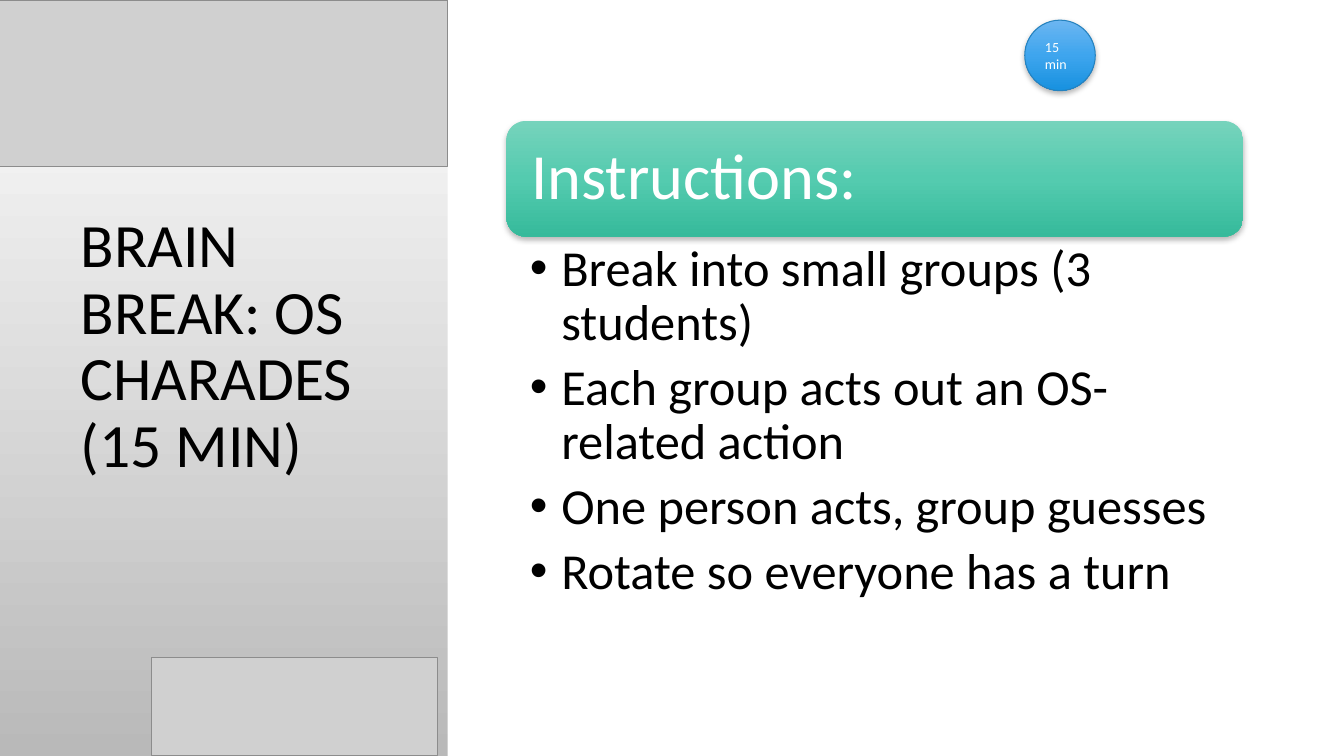
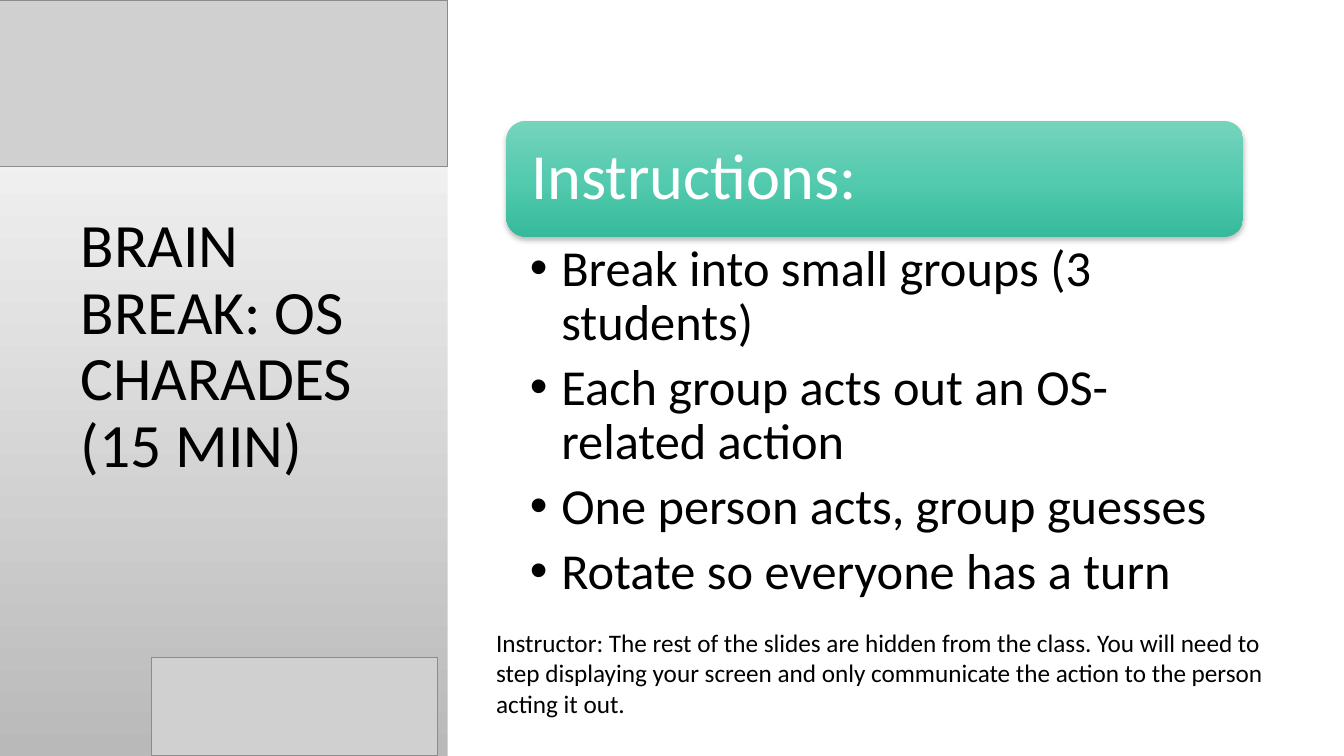
Before and after one commit to aspiece/CSGames, a slide deck: slide 5 of OperatingSystems.pptx. Drawn at 1344x756 pixels with LibreOffice and Linux fonts; fonts in the diff are those of the drawing; grey boxes stand for pictures; background and template pictures are left out. Boxes give left, top, right and bottom in pixels: in the first picture for what was removed or moved away, otherwise in the second. Text is boxed around its words. In the diff, an @@ line names an element or a change of style, - is before the commit and + after.

```diff
--- a/OperatingSystems.pptx
+++ b/OperatingSystems.pptx
@@ ellipse removed at bbox=[1025, 20, 1096, 91] @@
-15 min
@@ text added at bbox=[496, 634, 1262, 718], 18 pt, text #000000 @@
+Instructor: The rest of the slides are hidden from the class. You will need to step displaying your screen and only communicate the action to the person acting it out.
```
Also in this commit, not shown: 10 other slides changed, 2 other files.
